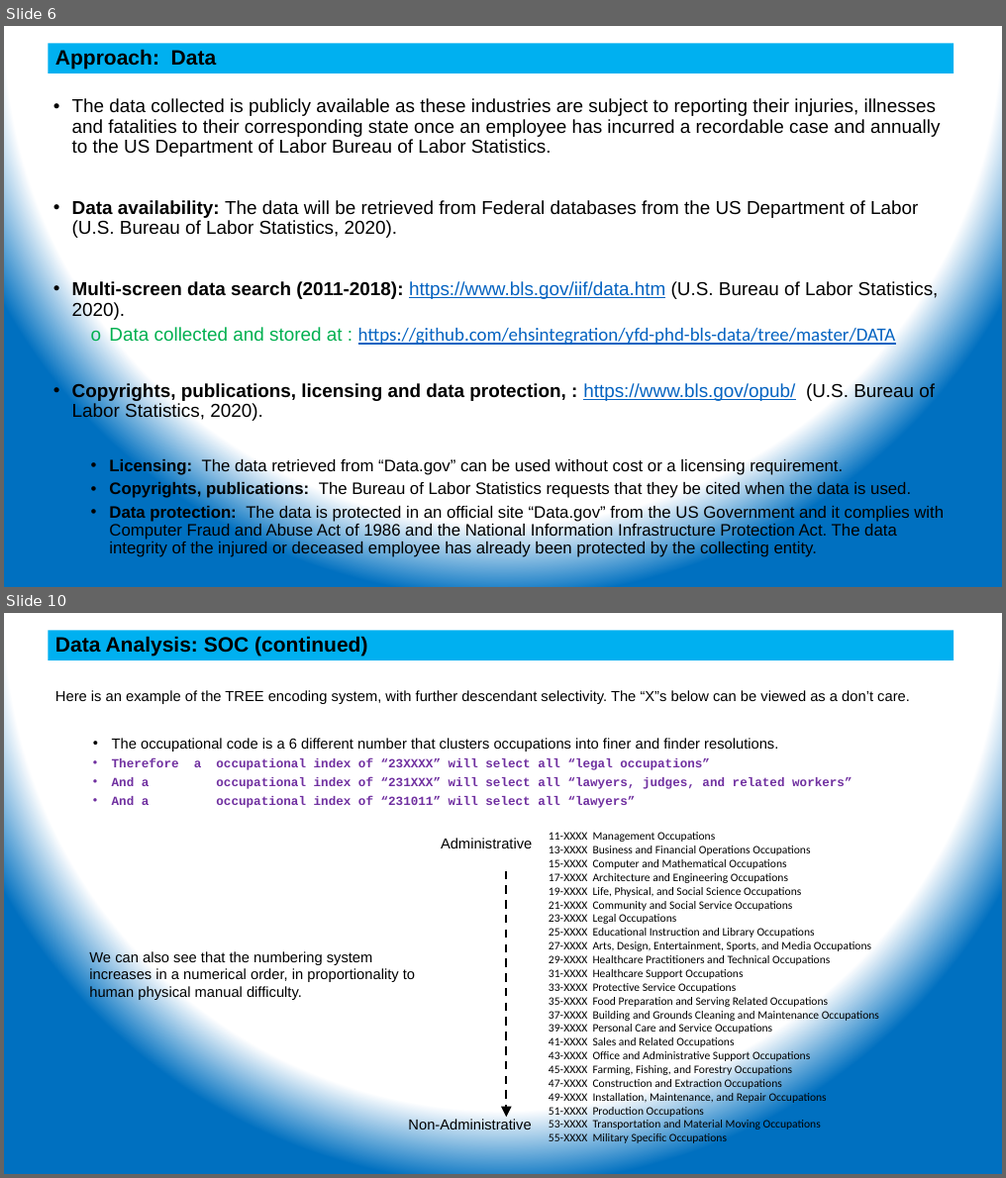
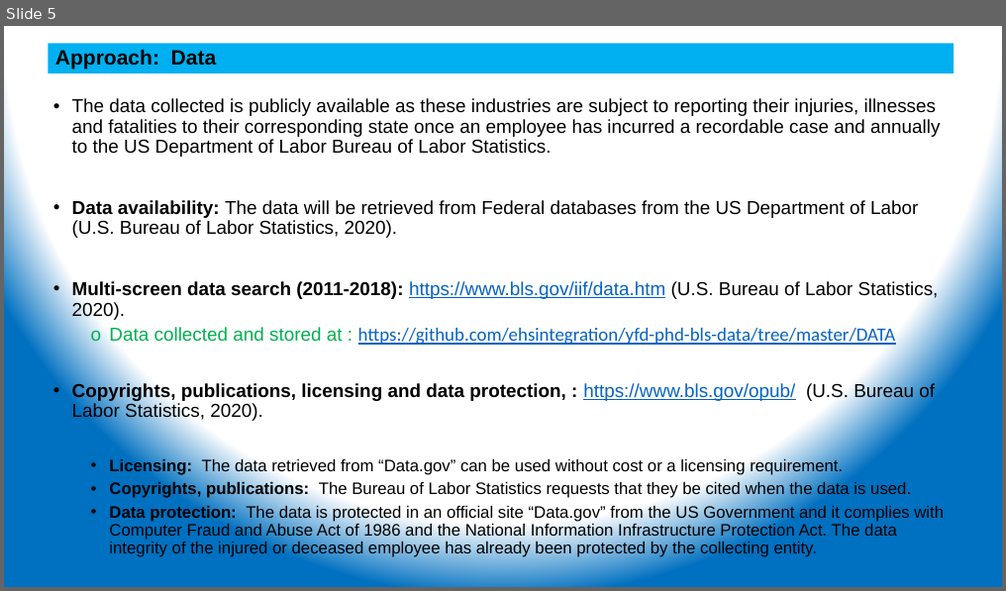
Before and after one commit to ehsintegration/yfd-phd-bls-data, a slide deck: D2-documentation/YennyF.Diaz-Risk Percep &Injuries_CommitteeUdate 11-02-20.pptx. Shown one above the other, each under a label of ours: slides 6 and 10 before the commit, slide 5 after it; the slides between them are not shown. The pictures are 1006x1178 and 1006x591 pixels, drawn with LibreOffice and Linux fonts; fonts in the diff are those of the drawing. Boxes give left, top, right and bottom in pixels: in the first picture for what was removed or moved away, otherwise in the second. Text is boxed around its words. In the diff, an @@ line names an element or a change of style, - is before the commit and + after.

```diff
--- a/D2-documentation/YennyF.Diaz-Risk Percep &Injuries_CommitteeUdate 11-02-20.pptx
+++ b/D2-documentation/YennyF.Diaz-Risk Percep &Injuries_CommitteeUdate 11-02-20.pptx
@@ slide 10 removed at [4,613,1002,1174], background gradient #FFFFFF to #0070C0 @@
@@ rectangle removed at [49,630,954,661] @@
-Data Analysis: SOC (continued)
@@ text removed at [55,690,910,808] @@
-Here is an example of the TREE encoding system, with further descendant selectivity. The “X”s below can be viewed as a don’t care.
-  • The occupational code is a 6 different number that clusters occupations into finer and finder resolutions.
-  • Therefore a occupational index of “23XXXX” will select all “legal occupations”
-  • And a occupational index of “231XXX” will select all “lawyers, judges, and related workers”
-  • And a occupational index of “231011” will select all “lawyers”
@@ text removed at [441,838,532,849] @@
-Administrative
@@ text removed at [548,832,879,1144] @@
-11-XXXX Management Occupations
-13-XXXX Business and Financial Operations Occupations
-15-XXXX Computer and Mathematical Occupations
-17-XXXX Architecture and Engineering Occupations
-19-XXXX Life, Physical, and Social Science Occupations
-21-XXXX Community and Social Service Occupations
-23-XXXX Legal Occupations
-25-XXXX Educational Instruction and Library Occupations
-27-XXXX Arts, Design, Entertainment, Sports, and Media Occupations
-29-XXXX Healthcare Practitioners and Technical Occupations
-31-XXXX Healthcare Support Occupations
-33-XXXX Protective Service Occupations
-35-XXXX Food Preparation and Serving Related Occupations
-37-XXXX Building and Grounds Cleaning and Maintenance Occupations
-39-XXXX Personal Care and Service Occupations
-41-XXXX Sales and Related Occupations
-43-XXXX Office and Administrative Support Occupations
-45-XXXX Farming, Fishing, and Forestry Occupations
-47-XXXX Construction and Extraction Occupations
-49-XXXX Installation, Maintenance, and Repair Occupations
-51-XXXX Production Occupations
-53-XXXX Transportation and Material Moving Occupations
-55-XXXX Military Specific Occupations
@@ arrow removed from (506, 871) to (506, 1118) @@
@@ text removed at [89,951,415,1000] @@
-We can also see that the numbering system increases in a numerical order, in proportionality to human physical manual difficulty.
@@ text removed at [408,1118,531,1130] @@
-Non-Administrative
@@ what was slide 6 is now slide 5 @@
```
Also in this commit, not shown: 3 slides changed, 4 slides added, 20 other slides removed, 3 other files.
